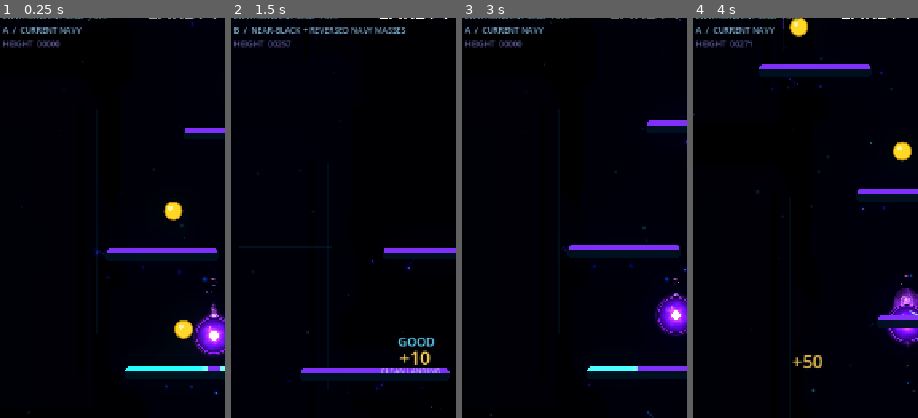
Above: before the commit, frames 1-4 (left to right).
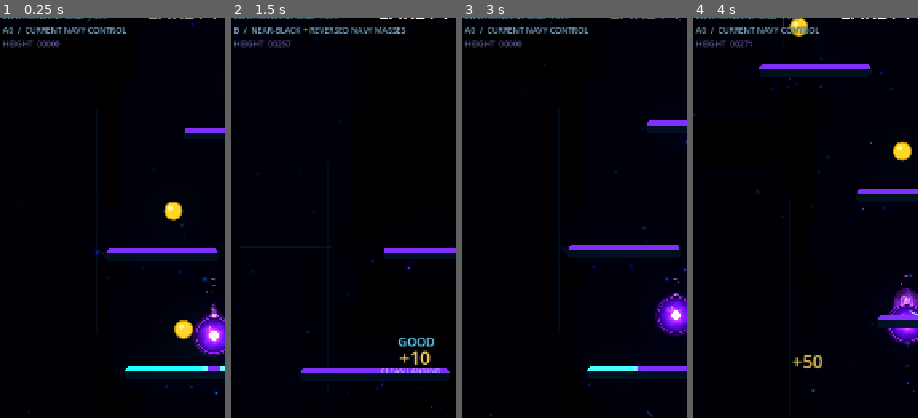
Above: after the commit, the same moments.

Repository: Kryodo/TowerJump
Game: Godot game, scene res://scenes/environment_architecture_test_room.tscn
Same seed, same stepped clock (60 frames per second), same inputs: the game is played once before the commit and once after it. This scene is started directly instead of the project's main scene.
Inputs (mouse positions are % of the whole screen's width and height, from its top left):
- Up to frame 1 (0.25 s): no input
- Up to frame 2 (1.5 s): tap Enter at 0.5 s; move the mouse to (72, 45) at 0.52 s; hold Right (ui_right) 0.53-1.25 s; tap B at 0.6 s; click (72, 45) at 0.67 s; tap Space at 0.77 s; drag from (30, 55) to (45, 70) at 1.27 s
- Up to frame 3 (3 s): move the mouse to (60, 28) at 2.02 s; hold Right (ui_right) 2.03-2.75 s; tap E at 2.1 s; click "Nochmal spielen" at 2.75 s
- Up to frame 4 (4 s): drag from (45, 70) to (49, 18) at 3.52 s
The pictures show only the part of the screen within x 2-52%, y 13-63%; the shares and areas given below are measured in that part.

The runs differ from the first frame. In frame 1, 0.6% of the frame differs, in the area x 3-56%, y 2-4%; in frame 2, nothing differs; in frame 3, 0.6%; in frame 4, 0.7%.

Commit message:
Label A as the A0 control scenario

Diff:
--- a/scripts/environment_architecture_test_room.gd
+++ b/scripts/environment_architecture_test_room.gd
@@ -195,7 +195,7 @@
 		return
 	match _palette_variant:
 		0:
-			_palette_label.text = "A  /  CURRENT NAVY"
+			_palette_label.text = "A0  /  CURRENT NAVY CONTROL"
 		1:
 			_palette_label.text = "B  /  NEAR-BLACK + REVERSED NAVY MASSES"
 		2:
